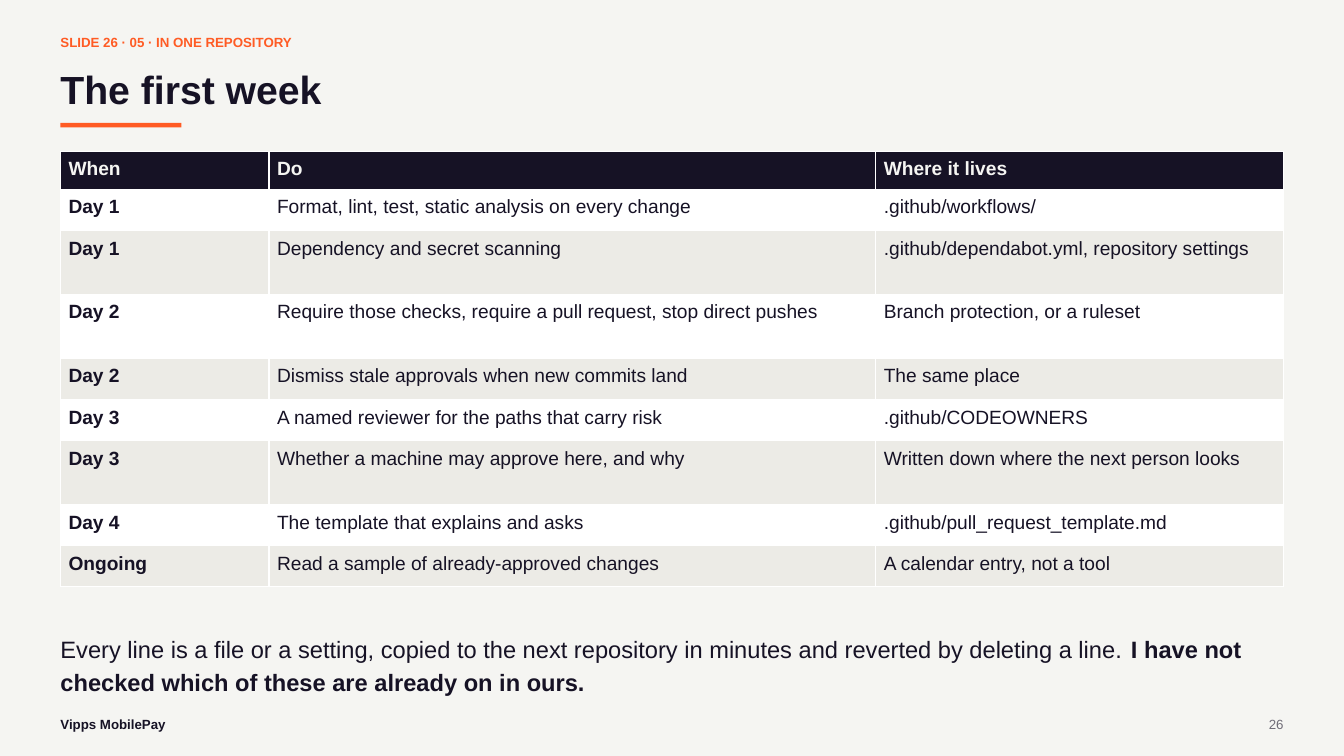
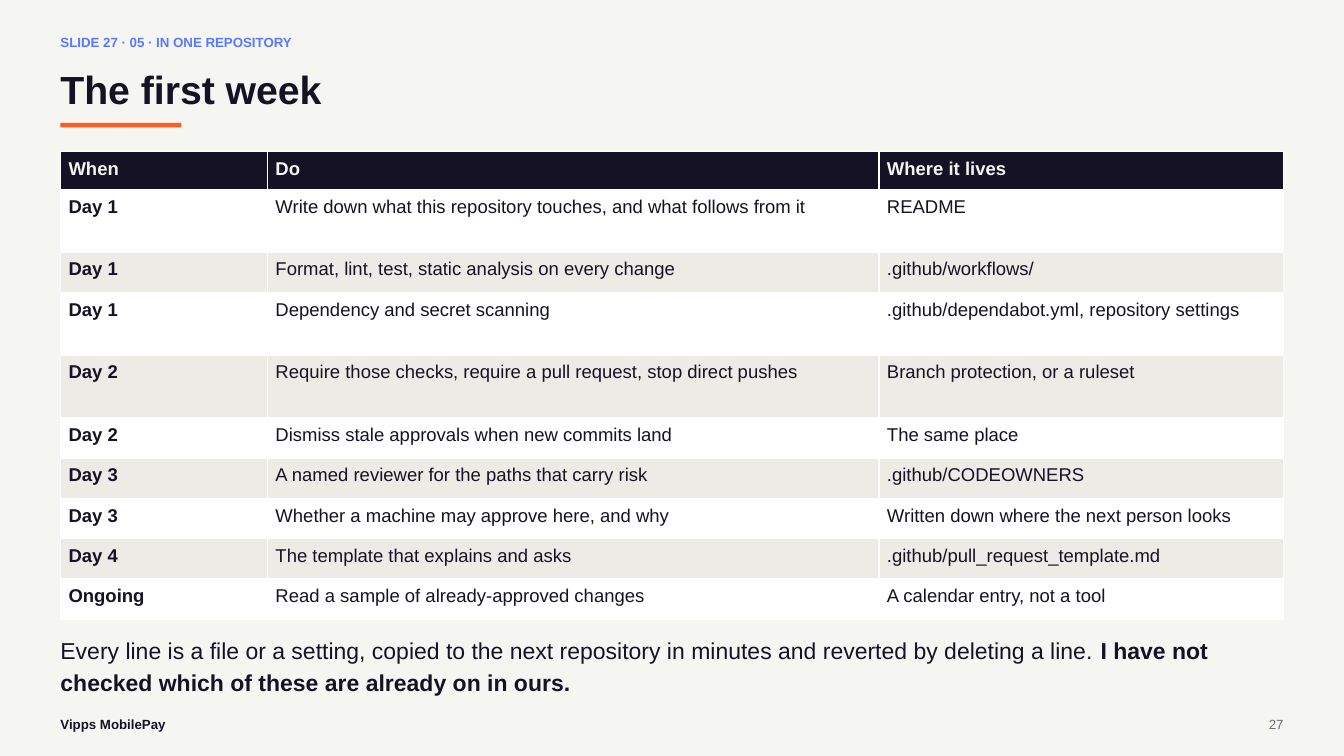
Before and after one commit to svenmalvik/buildtounderstand.org, a slide deck: slide 27 of presentations/what-is-the-second-pair-of-eyes-for-vippsmobilepay.pptx (slide 26 before the commit). Drawn at 1344x756 pixels with LibreOffice and Linux fonts; fonts in the diff are those of the drawing. Boxes give left, top, right and bottom in pixels: in the first picture for what was removed or moved away, otherwise in the second. Text is boxed around its words. In the diff, an @@ line names an element or a change of style, - is before the commit and + after.

```diff
--- a/presentations/what-is-the-second-pair-of-eyes-for-vippsmobilepay.pptx
+++ b/presentations/what-is-the-second-pair-of-eyes-for-vippsmobilepay.pptx
@@ text at bbox=[60, 38, 292, 47]: text changed; text colour #FF5B24 to #5A78FF @@
-SLIDE 26 · 05 · IN ONE REPOSITORY
+SLIDE 27 · 05 · IN ONE REPOSITORY
@@ table at bbox=[60, 151, 1284, 620] @@
+row 2: Day 1 | Write down what this repository touches, and what follows from it | README
@@ text "Every line is a file ..." at bbox=[60, 642, 1208, 696]: size 16.9 to 16.4 pt @@
@@ text at bbox=[1269, 720, 1284, 729]: text changed @@
-26
+27
```
Also in this commit, not shown: 11 other slides changed, 1 slide added, 4 other files.
